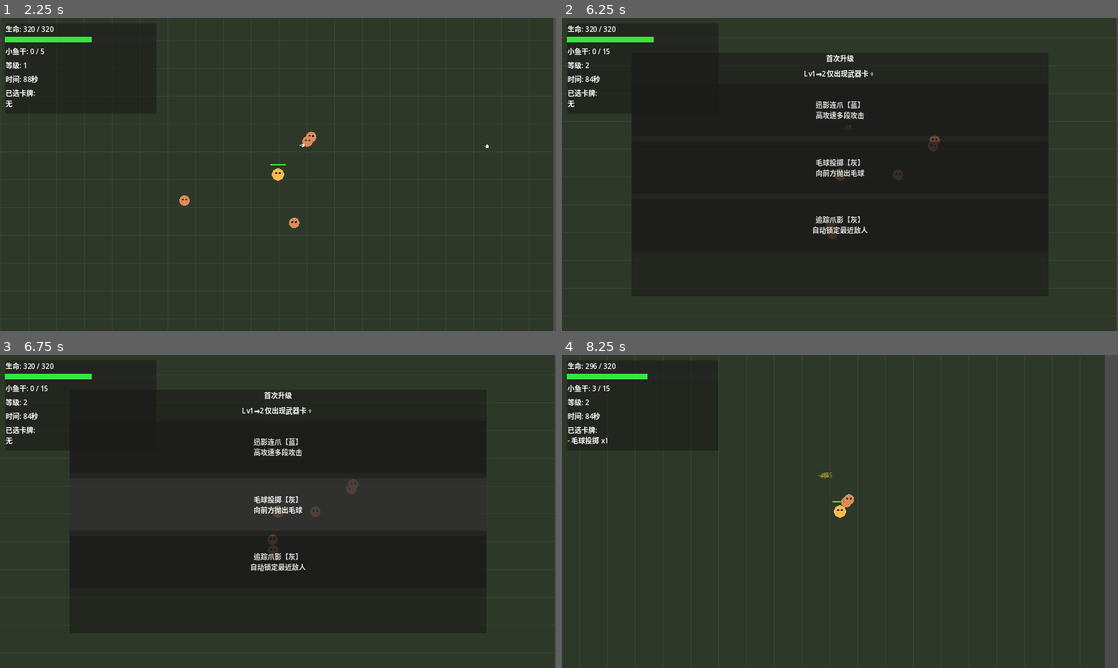
Above: before the commit, frames 1-4 (two rows, left to right).
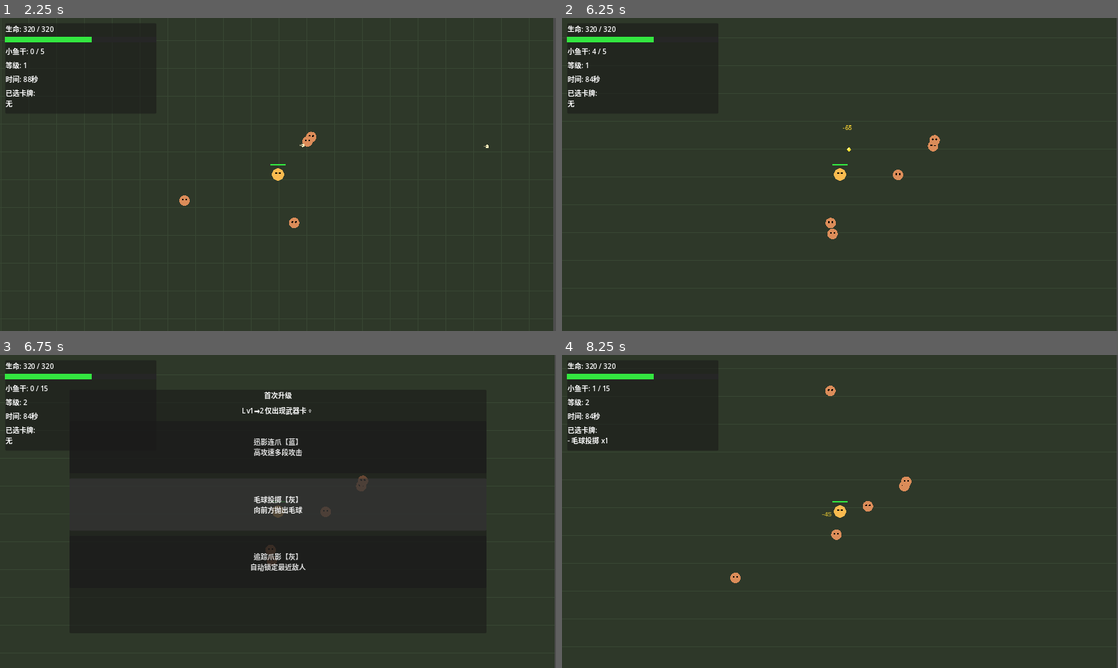
Above: after the commit, the same moments.

Repository: chriszcc1021/superMaomao
Game: Godot game, scene res://scenes/battle/BattleScene.tscn
Same seed, same stepped clock (60 frames per second), same inputs: the game is played once before the commit and once after it. This scene is started directly instead of the project's main scene.
Inputs (mouse positions are in pixels of both pictures, inside the frame that each line leads up to):
- Up to frame 1 (2.25 s): tap Enter at 0.5 s; move the mouse to (400, 158) at 0.52 s; hold D 0.53-1.25 s; tap B at 0.6 s; click (400, 158) at 0.67 s; tap Space at 0.77 s; drag from (166, 190) to (278, 174) at 1.27 s; move the mouse to (333, 105) at 2.02 s; hold D from 2.03 s (still down); tap E at 2.1 s
- Up to frame 2 (6.25 s): release D at 2.75 s; drag from (812, 237) to (673, 127) at 2.77 s; move the mouse to (1006, 221) at 3.52 s; hold A 3.53-4.25 s; tap G at 3.6 s; tap Space at 3.77 s; drag from (673, 127) to (840, 174) at 4.27 s; move the mouse to (867, 174) at 5.02 s; hold S 5.03-5.75 s; tap I at 5.1 s; click (867, 174) at 5.17 s; drag from (756, 96) to (728, 190) at 5.77 s
- Up to frame 3 (6.75 s): move the mouse to (400, 495) at 6.52 s; hold W from 6.53 s (still down); tap K at 6.6 s
- Up to frame 4 (8.25 s): tap Space at 6.77 s; release W at 7.25 s; drag from (728, 527) to (840, 511) at 7.27 s; move the mouse to (895, 442) at 8.02 s; hold S from 8.03 s (still down); tap M at 8.1 s

Frame 1 is identical in both runs. In frame 2, 36% of the frame differs, in the area x 4-88%, y 9-87%; in frame 3, 0.3%; in frame 4, 2.6%.

Commit message:
feat: 选卡暂停全场敌人 + 小鱼干落地拾取系统
选卡暂停：
- Enemy.gd: 加 set_battle_paused()，升级选卡时调用 set_physics_process(false)
- BattleScene: _pause_battle_for_card_select 遍历冻结所有场上敌人
- BattleScene: _on_card_chosen 恢复所有敌人，确保完整暂停/恢复闭环

小鱼干拾取系统：
- FishItem.gd（新建）：掉落物节点，磁吸半径80px，拾取半径20px，上下浮动动画，黄色菱形外观
- PlayerCat: 加 pickup_magnet_radius / collect_radius，加入 _buff_bonus['pickup_radius'] 支持卡牌增强
- BattleScene: _on_enemy_defeated 改为生成 FishItem，_on_fish_collected 回调触发经验

Diff:
--- a/scenes/battle/BattleScene.gd
+++ b/scenes/battle/BattleScene.gd
@@ -5,6 +5,7 @@
 const CardData := preload("res://resources/CardData.gd")
 const WeaponCards := preload("res://data/cards/weapon_cards.gd")
 const BuffCards := preload("res://data/cards/buff_cards.gd")
+const FishItem := preload("res://scenes/battle/entities/FishItem.gd")
 
 @onready var _player_cat: Node2D = $World/PlayerCat
 @onready var _enemies_root: Node2D = $World/Enemies
@@ -101,8 +102,18 @@
 		return game_state.cats[0]
 	return CatData.new()
 
-func _on_enemy_defeated(_enemy_type: String, fish_drop: int, _pos: Vector2) -> void:
-	_gain_fish(fish_drop)
+func _on_enemy_defeated(enemy_type: String, fish_drop: int, pos: Vector2) -> void:
+	# 在死亡位置生成小鱼干掉落物，需要玩家走过去拾取
+	if fish_drop > 0:
+		var item := FishItem.new()
+		item.global_position = pos
+		item.amount = fish_drop
+		item._player = _player_cat
+		item.collected.connect(_on_fish_collected)
+		_projectiles_root.add_child(item)  # 复用 projectiles_root 层
+
+func _on_fish_collected(amount: int) -> void:
+	_gain_fish(amount)
 
 func _on_elite_spawned(enemy: Node) -> void:
 	_elite_target = enemy
@@ -134,9 +145,16 @@
 	_battle_paused = true
 	_player_cat.set_battle_paused(true)
 	_spawn_manager.set_battle_paused(true)
+	# 冻结场上所有已有敌人
+	_set_enemies_paused(true)
 	var title := "首次升级" if first_level_up else "升级选卡"
 	var desc := "Lv1→2 仅出现武器卡。" if first_level_up else "请选择一张卡牌。"
 	_card_select.show_choices(choices, title, desc)
+
+func _set_enemies_paused(paused: bool) -> void:
+	for child: Node in _enemies_root.get_children():
+		if child.has_method("set_battle_paused"):
+			child.set_battle_paused(paused)
 
 func _on_card_chosen(card: CardData) -> void:
 	_apply_card(card)
@@ -147,6 +165,8 @@
 	_battle_paused = false
 	_player_cat.set_battle_paused(false)
 	_spawn_manager.set_battle_paused(false)
+	# 恢复场上所有敌人
+	_set_enemies_paused(false)
 	_refresh_hud()
 
 func _apply_card(card: CardData) -> void:
--- a/scenes/battle/entities/Enemy.gd
+++ b/scenes/battle/entities/Enemy.gd
@@ -35,6 +35,9 @@
 	current_hp = max_hp
 	tint_color = _resolve_color(enemy_type)
 	queue_redraw()
+
+func set_battle_paused(paused: bool) -> void:
+	set_physics_process(not paused)
 
 func _physics_process(delta: float) -> void:
 	_attack_cd = max(_attack_cd - delta, 0.0)
--- /dev/null
+++ b/scenes/battle/entities/FishItem.gd
@@ -0,0 +1,74 @@
+class_name FishItem
+extends Node2D
+
+# 小鱼干掉落物，落地后等待玩家拾取
+# 进入磁吸范围后自动向玩家移动，进入拾取范围后收集
+
+signal collected(amount: int)
+
+const MAGNET_SPEED := 180.0   # 磁吸移动速度（px/s）
+const COLLECT_RADIUS := 20.0  # 实际拾取距离（px）
+const BOB_AMPLITUDE := 3.0    # 上下浮动幅度（视觉）
+const BOB_SPEED := 3.0        # 浮动频率
+
+var amount: int = 1
+var _player: Node2D = null
+var _elapsed: float = 0.0
+var _collected: bool = false
+
+static func spawn(parent: Node, world_pos: Vector2, fish_amount: int, player: Node2D) -> void:
+	var item := FishItem.new()
+	item.global_position = world_pos
+	item.amount = fish_amount
+	item._player = player
+	parent.add_child(item)
+
+func _process(delta: float) -> void:
+	if _collected:
+		return
+	_elapsed += delta
+
+	if _player == null or not is_instance_valid(_player):
+		return
+
+	var dist := global_position.distance_to(_player.global_position)
+	var magnet_radius: float = BASE_PICKUP_MAGNET_RADIUS
+
+	# 读取玩家当前磁吸范围（支持卡牌增强）
+	if _player.get("pickup_magnet_radius") != null:
+		magnet_radius = float(_player.get("pickup_magnet_radius"))
+
+	# 进入实际拾取距离 → 收集
+	if dist <= COLLECT_RADIUS:
+		_do_collect()
+		return
+
+	# 进入磁吸范围 → 向玩家移动
+	if dist <= magnet_radius:
+		var dir := (_player.global_position - global_position).normalized()
+		global_position += dir * MAGNET_SPEED * delta
+
+	queue_redraw()
+
+const BASE_PICKUP_MAGNET_RADIUS := 80.0
+
+func _do_collect() -> void:
+	if _collected:
+		return
+	_collected = true
+	collected.emit(amount)
+	queue_free()
+
+func _draw() -> void:
+	# 上下浮动效果
+	var bob_offset := sin(_elapsed * BOB_SPEED) * BOB_AMPLITUDE
+	# 小鱼干：黄色小菱形
+	var points := PackedVector2Array([
+		Vector2(0.0, -6.0 + bob_offset),
+		Vector2(5.0, bob_offset),
+		Vector2(0.0, 6.0 + bob_offset),
+		Vector2(-5.0, bob_offset)
+	])
+	draw_colored_polygon(points, Color(1.0, 0.88, 0.2, 1.0))
+	# 高光点
+	draw_circle(Vector2(-1.5, -2.0 + bob_offset), 1.2, Color(1.0, 1.0, 0.8, 0.8))
--- a/scenes/battle/entities/PlayerCat.gd
+++ b/scenes/battle/entities/PlayerCat.gd
@@ -32,8 +32,15 @@
 	"attack": 0.0,
 	"move_speed": 0.0,
 	"range": 0.0,
-	"crit_rate": 0.0
+	"crit_rate": 0.0,
+	"pickup_radius": 0.0
 }
+
+# 拾取相关
+const BASE_PICKUP_MAGNET_RADIUS := 80.0
+const BASE_COLLECT_RADIUS := 20.0
+var pickup_magnet_radius: float = BASE_PICKUP_MAGNET_RADIUS
+var collect_radius: float = BASE_COLLECT_RADIUS
 
 var _enemies_root: Node2D = null
 
@@ -124,6 +131,7 @@
 	attack_range = base_range * (1.0 + float(_buff_bonus["range"]))
 	crit_rate = base_crit_rate + float(_buff_bonus["crit_rate"])
 	crit_multiplier = base_crit_multiplier
+	pickup_magnet_radius = BASE_PICKUP_MAGNET_RADIUS + float(_buff_bonus["pickup_radius"])
 
 func _direction_to_nearest_enemy() -> Vector2:
 	if _enemies_root == null:
